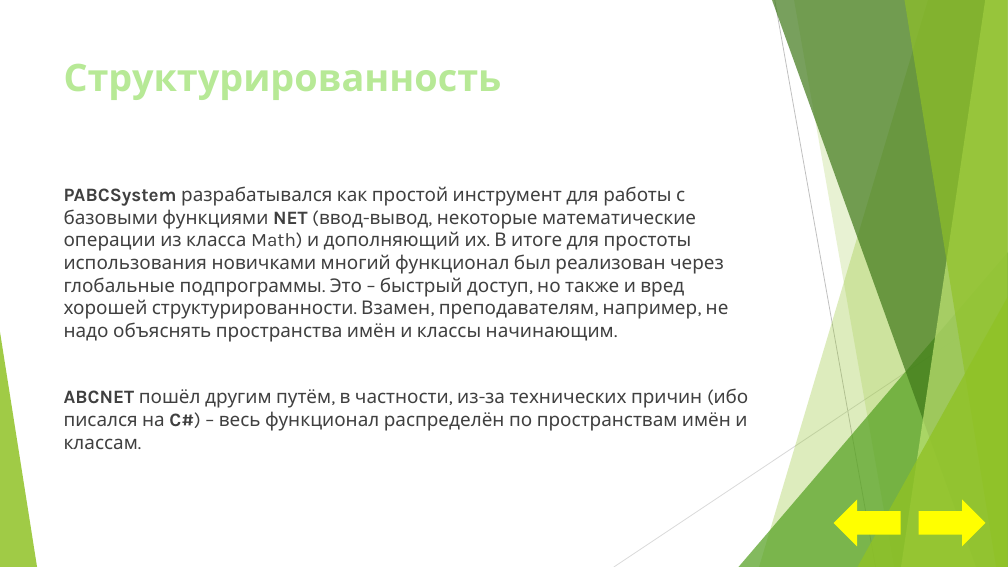
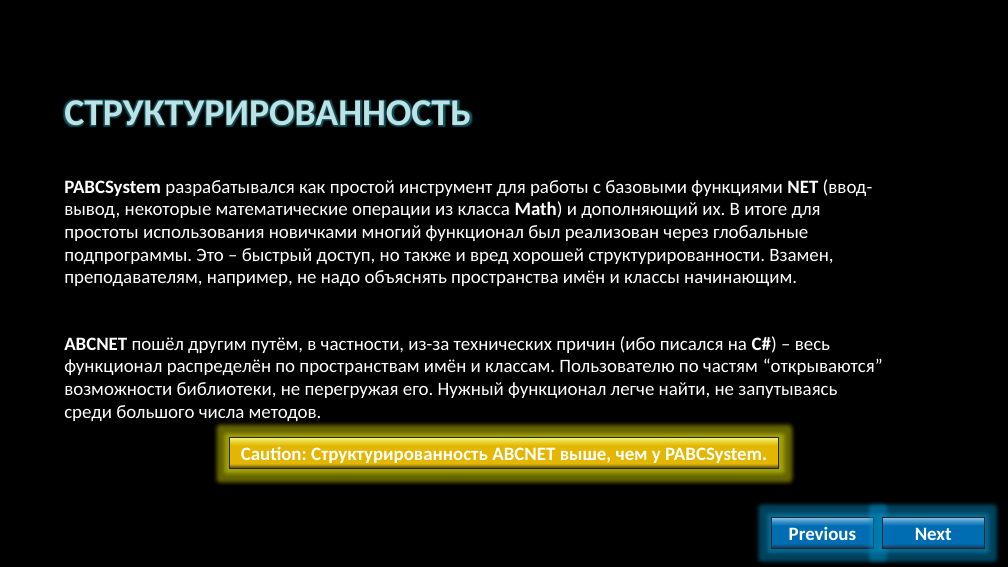
Before and after one commit to AlvinSeville7cf-NET-projects/ABCNET, a slide deck: slide 4 of NETMouse - .NET release/Presentations/ABCNET как альтернатива PABCSystem.pptx. Drawn at 1008x567 pixels with LibreOffice and Linux fonts; fonts in the diff are those of the drawing; background and template pictures are left out. Boxes give left, top, right and bottom in pixels: in the first picture for what was removed or moved away, otherwise in the second. Text is boxed around its words. In the diff, an @@ line names an element or a change of style, - is before the commit and + after.

```diff
--- a/NETMouse - .NET release/Presentations/ABCNET как альтернатива PABCSystem.pptx
+++ b/NETMouse - .NET release/Presentations/ABCNET как альтернатива PABCSystem.pptx
@@ background #FFFFFF to picture (left out) @@
@@ title "СТРУКТУРИРОВАННОСТЬ" at (x1=64, y1=100, x2=471, y2=127): vertical alignment top to middle @@
@@ title at (x1=64, y1=100, x2=471, y2=127): text changed; font Karla to Calibri; text colour #B7E996 to #BCE2E6 @@
-Структурированность
+СТРУКТУРИРОВАННОСТЬ
@@ text "PABCSystem разрабатывался как простой инструмент ..." at (x1=64, y1=179, x2=883, y2=421): vertical alignment top to middle @@
@@ text at (x1=64, y1=179, x2=873, y2=286): font Karla to Calibri, text colour #404040 to #FFFFFF in "PABCSystem разрабатывался как простой инструмент для работы ..."; bold on in "Math)" @@
@@ group removed at (x1=0, y1=0, x2=1008, y2=567): 5 freeform shapes, 3 triangles, 2 lines @@
@@ text at (x1=64, y1=336, x2=883, y2=421): text changed; font Karla to Calibri; text colour #404040 to #FFFFFF @@
-ABCNET пошёл другим путём, в частности, из-за технических причин (ибо писался на C#) – весь функционал распределён по пространствам имён и классам.
+ABCNET пошёл другим путём, в частности, из-за технических причин (ибо писался на C#) – весь функционал распределён по пространствам имён и классам. Пользователю по частям “открываются” возможности библиотеки, не перегружая его. Нужный функционал легче найти, не запутываясь среди большого числа методов.
@@ rectangle added at (x1=229, y1=438, x2=779, y2=468), fill gradient #F1FE92 to #FFC000 to #292834, outline #262626 0.75 pt, 18 pt, text #FFFFFF, bold @@
+Caution: Структурированность ABCNET выше, чем у PABCSystem.
@@ right arrow removed at (x1=834, y1=500, x2=901, y2=547) @@
@@ right arrow removed at (x1=919, y1=500, x2=986, y2=547) @@
@@ rectangle added at (x1=772, y1=518, x2=874, y2=548), fill gradient #A3CEED to #0070C0 to #292834, outline #262626 0.75 pt, 18 pt, text #FFFFFF, bold @@
+Previous
@@ rectangle added at (x1=882, y1=518, x2=985, y2=548), fill gradient #A3CEED to #0070C0 to #292834, outline #262626 0.75 pt, 18 pt, text #FFFFFF, bold @@
+Next
```
Also in this commit, not shown: 7 other slides changed, 3 slides added, 3 slides removed.
